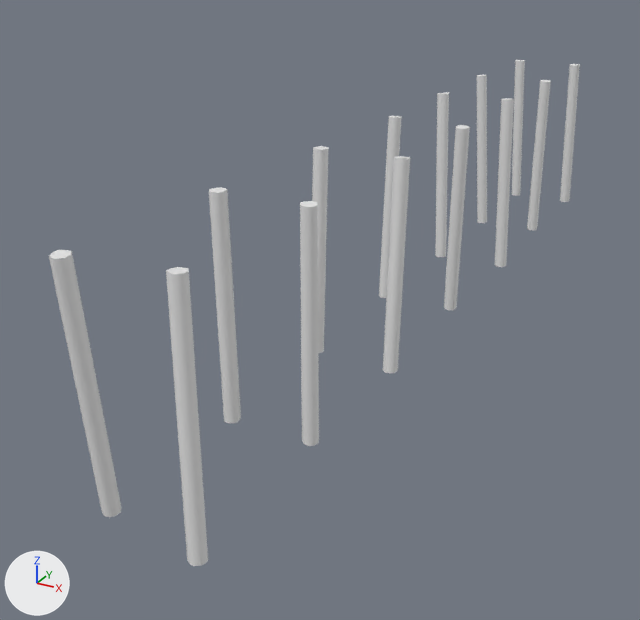
Before and after pictures for a commit that changed the FBX model Tools/UnrealMapExporter/ExportedMeshes/SM_Pier_Bridge_Supports.fbx.
One viewpoint serves both versions: a camera (50 mm lens) standing at (25.1, -61.5, 13.6) and looking at (-5.3, -6.2, -14.0). The axes (+X, +Y, +Z) are drawn at lower left. The lights are the same throughout. The first picture is the older version. Where no turn or scale is listed for an object, it has been applied to the vertices.

The first picture shows 'SM_Pier_Bridge_Supports'.
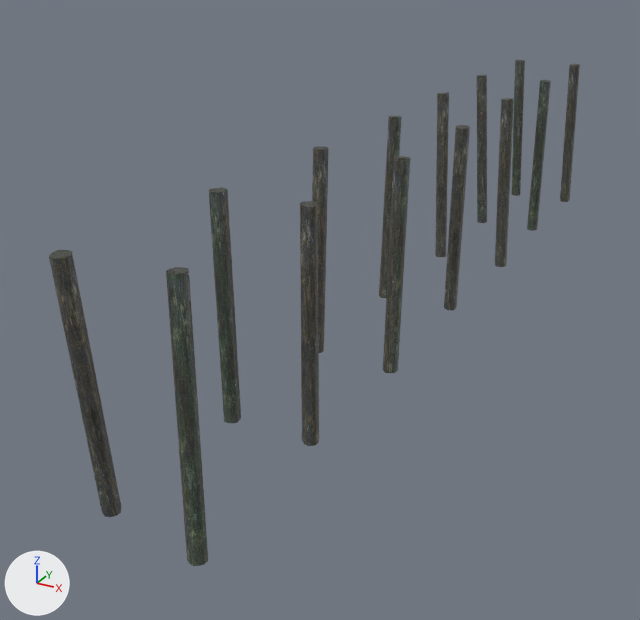
Where the change shows, as pixel boxes (x1, y1, x2, y2) in the pictures (640 x 620 px):
'SM_Pier_Bridge_Supports', surface changed
    both: (49, 60, 580, 566)

The change, as a list of edits to the scene's bpy script:
```text
Add img_mi_pier_bridge_supoorts_basecolor_0_png:
    img_mi_pier_bridge_supoorts_basecolor_0_png = load_image('MI_Pier_Bridge_Supoorts_BaseColor_0.png', 'MI_Pier_Bridge_Supoorts_BaseColor_0.png', 2048, 2048, 'sRGB')
Change mat_mi_pier_bridge_supoorts:
    remove mat_mi_pier_bridge_supoorts.base_color = (0.8, 0.8, 0.8)  # white #e7e7e7
    add mat_mi_pier_bridge_supoorts.texture = img_mi_pier_bridge_supoorts_basecolor_0_png  # with its transparency
```
